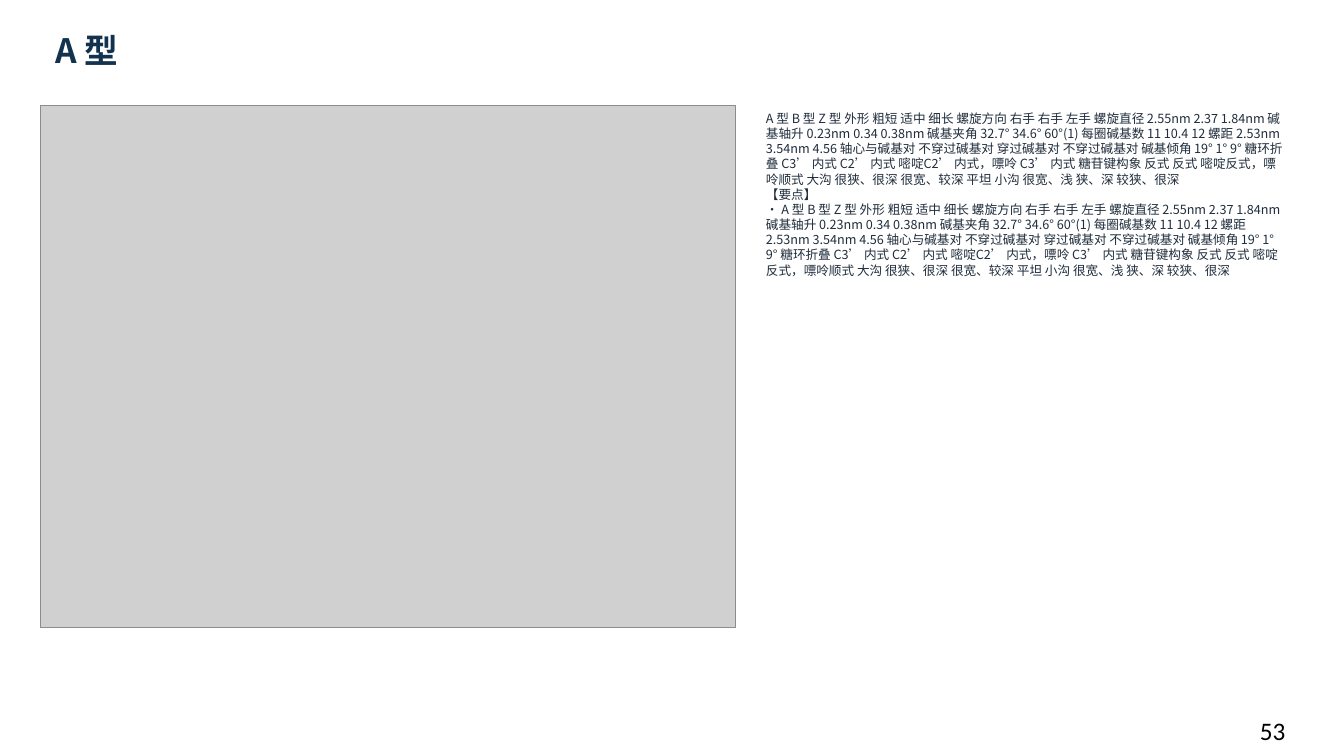
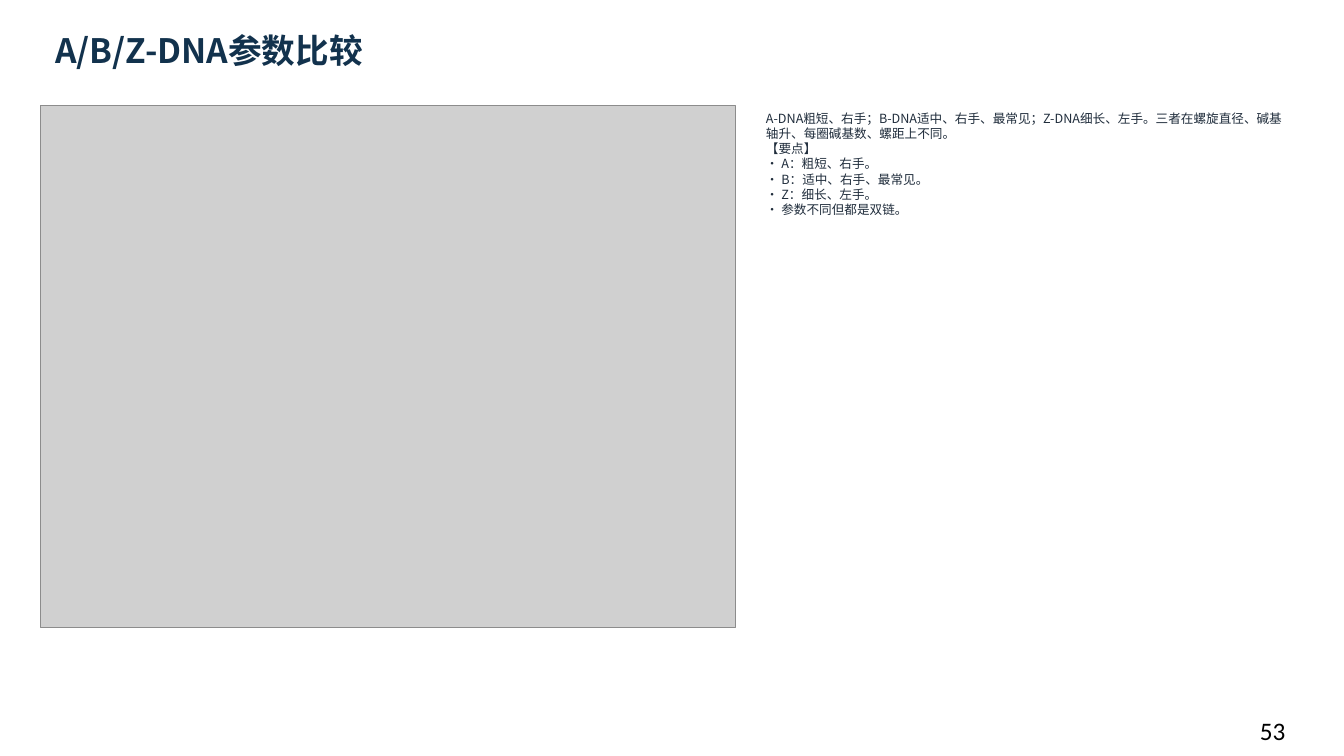
Before and after one commit to newkan-li/Biochemistry, a slide deck: slide 53 of downloads/bc11-ai-style.pptx. Drawn at 1344x756 pixels with LibreOffice and Linux fonts; fonts in the diff are those of the drawing; grey boxes stand for pictures. Boxes give left, top, right and bottom in pixels: in the first picture for what was removed or moved away, otherwise in the second. Text is boxed around its words. In the diff, an @@ line names an element or a change of style, - is before the commit and + after.

```diff
--- a/downloads/bc11-ai-style.pptx
+++ b/downloads/bc11-ai-style.pptx
@@ text at (x1=55, y1=34, x2=363, y2=69): text changed @@
-A 型
+A/B/Z-DNA参数比较
@@ text at (x1=766, y1=112, x2=1282, y2=215): text changed @@
-A 型 B 型 Z 型 外形 粗短 适中 细长 螺旋方向 右手 右手 左手 螺旋直径 2.55nm 2.37 1.84nm 碱基轴升 0.23nm 0.34 0.38nm 碱基夹角 32.7° 34.6° 60°(1) 每圈碱基数 11 10.4 12 螺距 2.53nm 3.54nm 4.56 轴心与碱基对 不穿过碱基对 穿过碱基对 不穿过碱基对 碱基倾角 19° 1° 9° 糖环折叠 C3’ 内式 C2’ 内式 嘧啶C2’ 内式，嘌呤 C3’ 内式 糖苷键构象 反式 反式 嘧啶反式，嘌呤顺式 大沟 很狭、很深 很宽、较深 平坦 小沟 很宽、浅 狭、深 较狭、很深
-【要点】
-• A 型 B 型 Z 型 外形 粗短 适中 细长 螺旋方向 右手 右手 左手 螺旋直径 2.55nm 2.37 1.84nm 碱基轴升 0.23nm 0.34 0.38nm 碱基夹角 32.7° 34.6° 60°(1) 每圈碱基数 11 10.4 12 螺距 2.53nm 3.54nm 4.56 轴心与碱基对 不穿过碱基对 穿过碱基对 不穿过碱基对 碱基倾角 19° 1° 9° 糖环折叠 C3’ 内式 C2’ 内式 嘧啶C2’ 内式，嘌呤 C3’ 内式 糖苷键构象 反式 反式 嘧啶反式，嘌呤顺式 大沟 很狭、很深 很宽、较深 平坦 小沟 很宽、浅 狭、深 较狭、很深
+A-DNA粗短、右手；B-DNA适中、右手、最常见；Z-DNA细长、左手。三者在螺旋直径、碱基轴升、每圈碱基数、螺距上不同。
+【要点】
+• A：粗短、右手。
+• B：适中、右手、最常见。
+• Z：细长、左手。
+• 参数不同但都是双链。
```
Also in this commit, not shown: 28 other slides changed, 6 other files.
